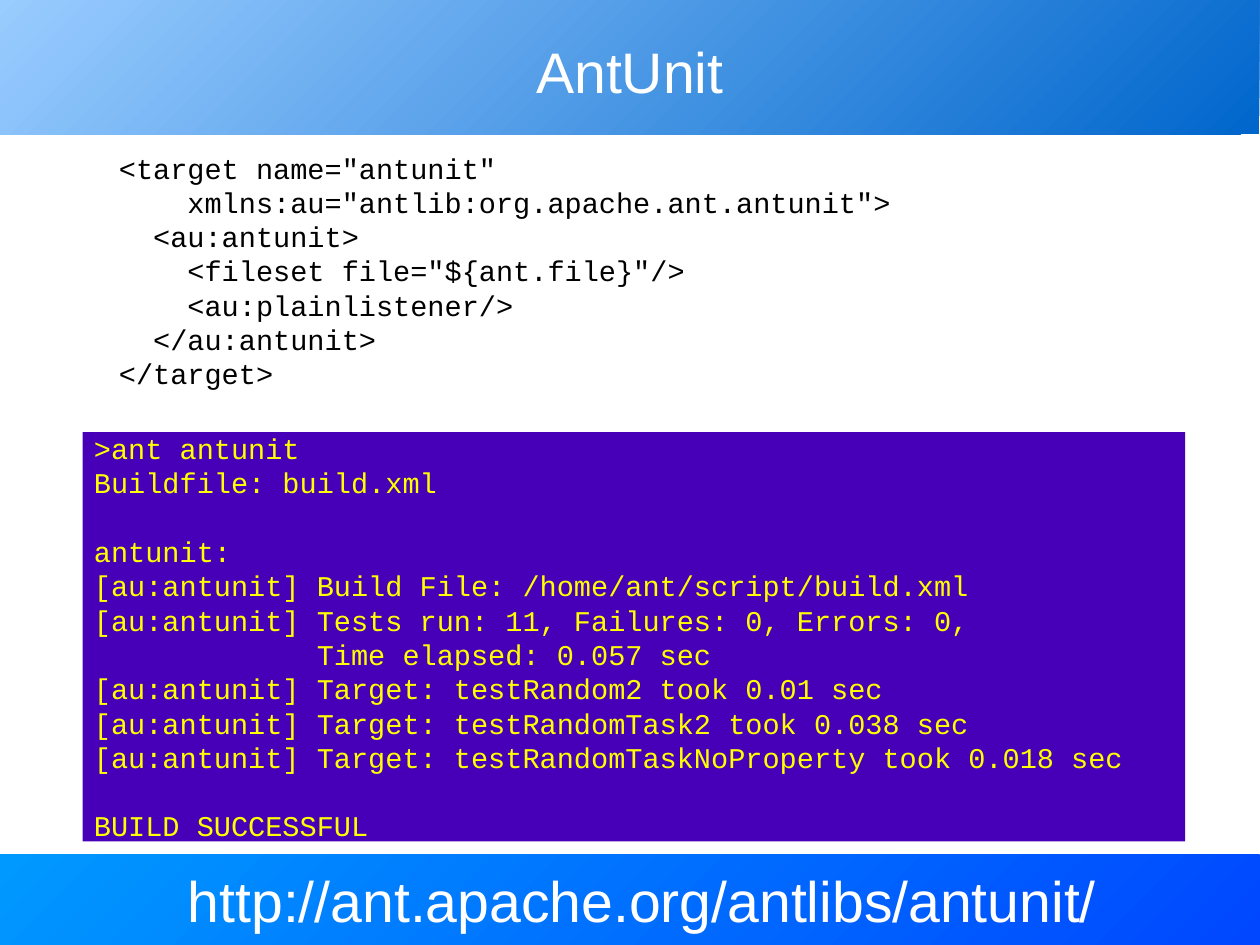
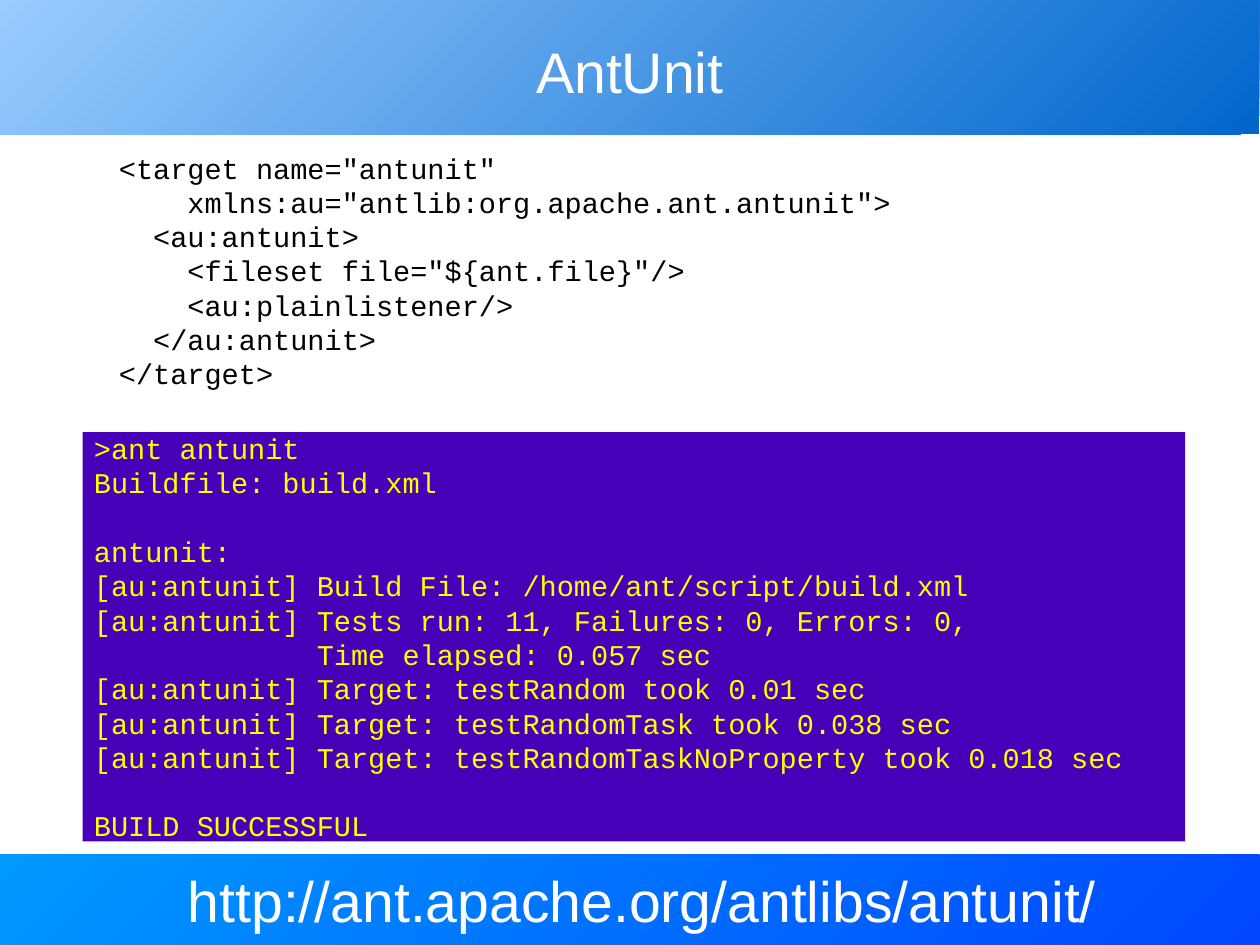
Before and after one commit to BeatrizTercero/repoSvnAnt, a slide deck: slide 11 of core/trunk/docs/slides/extending_ant.odp (slide 10 before the commit). Drawn at 1260x945 pixels with LibreOffice and Linux fonts; fonts in the diff are those of the drawing. Boxes give left, top, right and bottom in pixels: in the first picture for what was removed or moved away, otherwise in the second. Text is boxed around its words. In the diff, an @@ line names an element or a change of style, - is before the commit and + after.

```diff
--- a/core/trunk/docs/slides/extending_ant.odp
+++ b/core/trunk/docs/slides/extending_ant.odp
@@ text in rectangle at (94, 679, 951, 740): text changed @@
-[au:antunit] Target: testRandom2 took 0.01 sec
-[au:antunit] Target: testRandomTask2 took 0.038 sec
+[au:antunit] Target: testRandom took 0.01 sec
+[au:antunit] Target: testRandomTask took 0.038 sec
```
Also in this commit, not shown: 11 other slides changed, 4 slides added, 2 slides removed.
